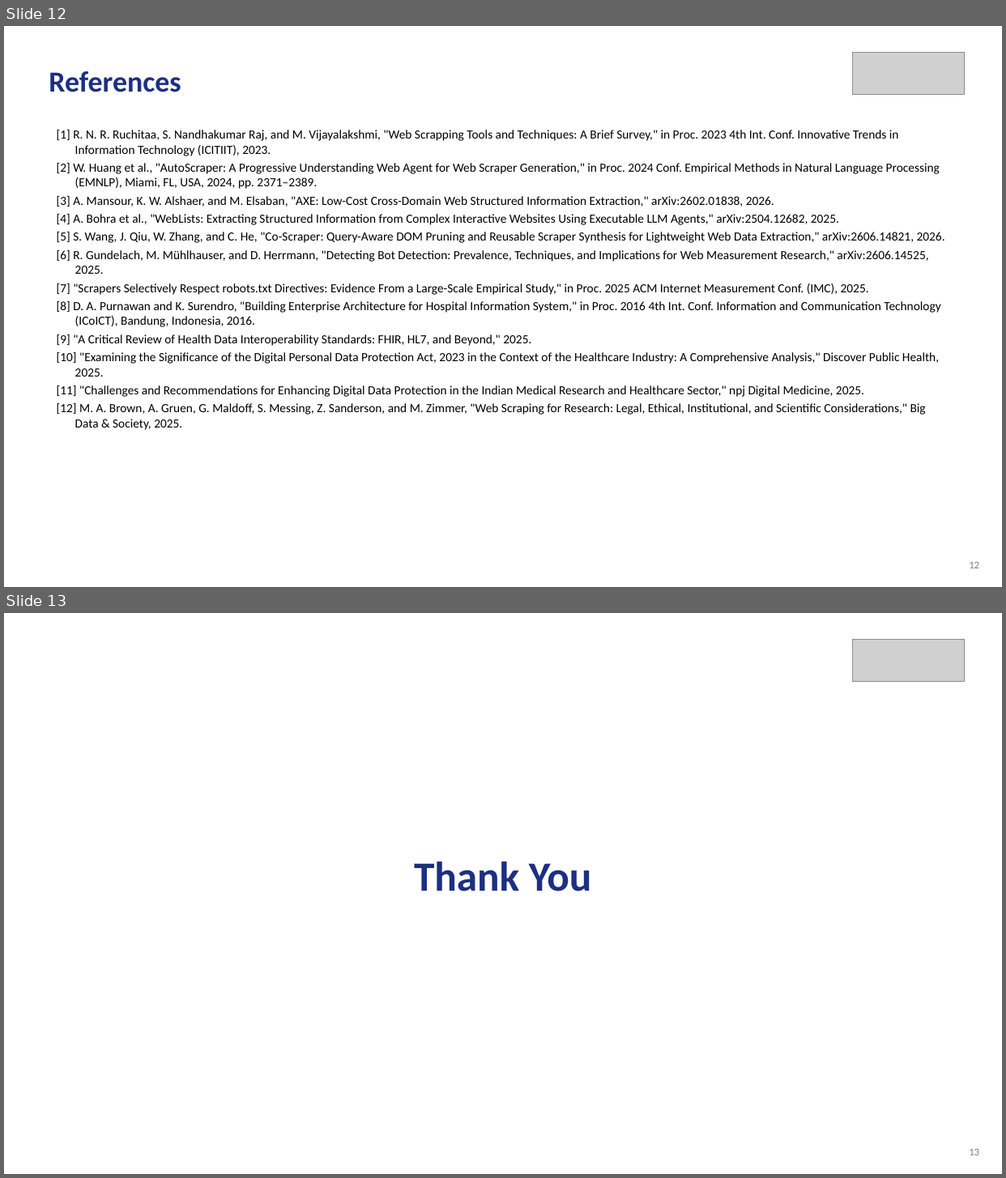
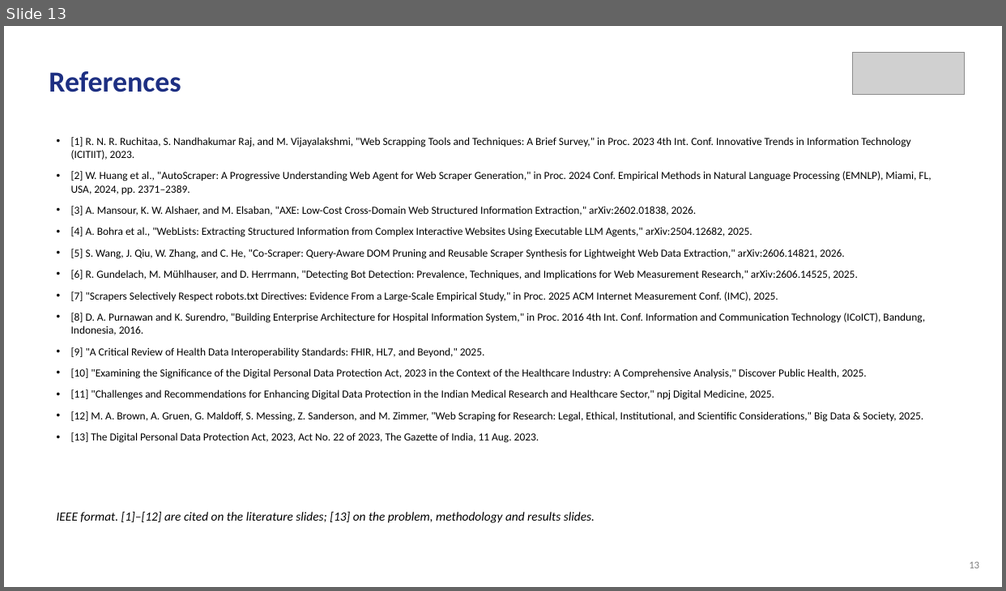
Before and after one commit to aysk1209/his-scraping-dpdp-project, a slide deck: Review-II.pptx. Shown one above the other, each under a label of ours: slides 12 and 13 before the commit, slide 13 after it. The pictures are 1006x1178 and 1006x591 pixels, drawn with LibreOffice and Linux fonts; fonts in the diff are those of the drawing; grey boxes stand for pictures. Boxes give left, top, right and bottom in pixels: in the first picture for what was removed or moved away, otherwise in the second. Text is boxed around its words. In the diff, an @@ line names an element or a change of style, - is before the commit and + after.

```diff
--- a/Review-II.pptx
+++ b/Review-II.pptx
@@ slide 13 removed at <box>4,613,1002,1174</box>, background #FFFFFF @@
@@ picture removed at <box>852,639,965,682</box> @@
@@ text removed at <box>414,862,592,892</box> @@
-Thank You
@@ text removed at <box>969,1149,979,1156</box> @@
-13
@@ what was slide 12 is now slide 13 @@
@@ slide 13 changed as well @@
@@ text "[1] R. N. R. Ruchitaa, ...": place and size @@
-text "[1] R. N. R. Ruchitaa, ..." at <box>57,130,945,430</box>
+text "[1] R. N. R. Ruchitaa, ..." at <box>71,137,931,443</box>
@@ text at <box>71,137,931,422</box>: size 12 to 10.5 pt; bullet none to •; more space between paragraphs @@
@@ text at <box>71,433,539,443</box>: paragraph added @@
+• [13] The Digital Personal Data Protection Act, 2023, Act No. 22 of 2023, The Gazette of India, 11 Aug. 2023.
@@ text added at <box>57,512,594,523</box>, 12 pt, text #000000, italic @@
+IEEE format. [1]–[12] are cited on the literature slides; [13] on the problem, methodology and results slides.
```
Also in this commit, not shown: 8 other slides changed, 5 slides added, 3 other slides removed, 4 other files.
